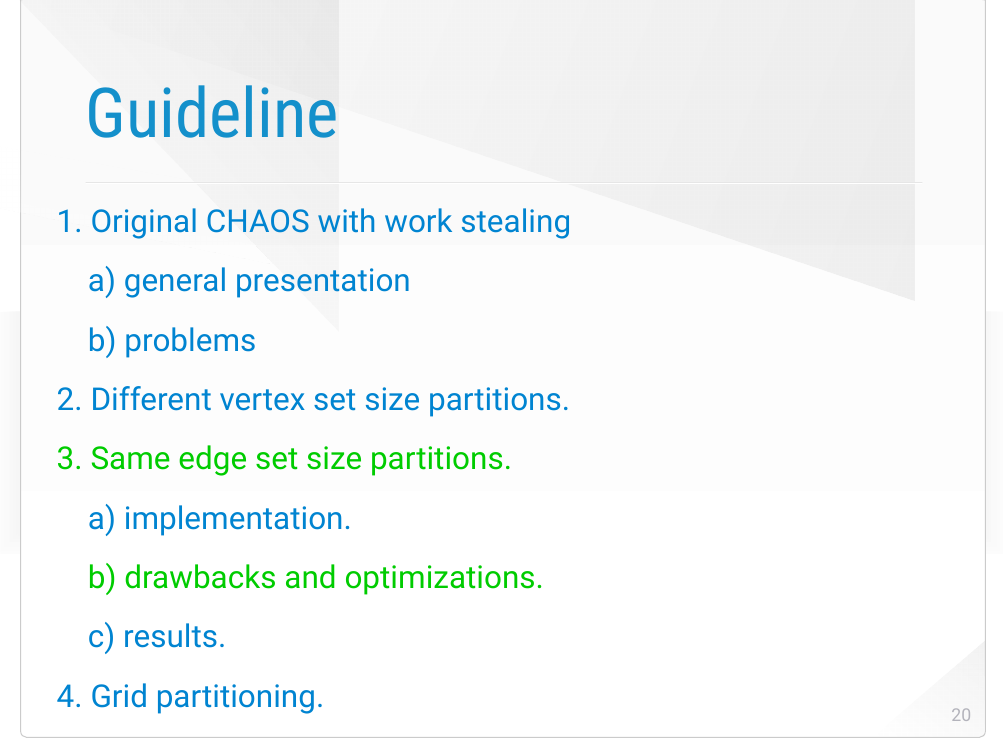
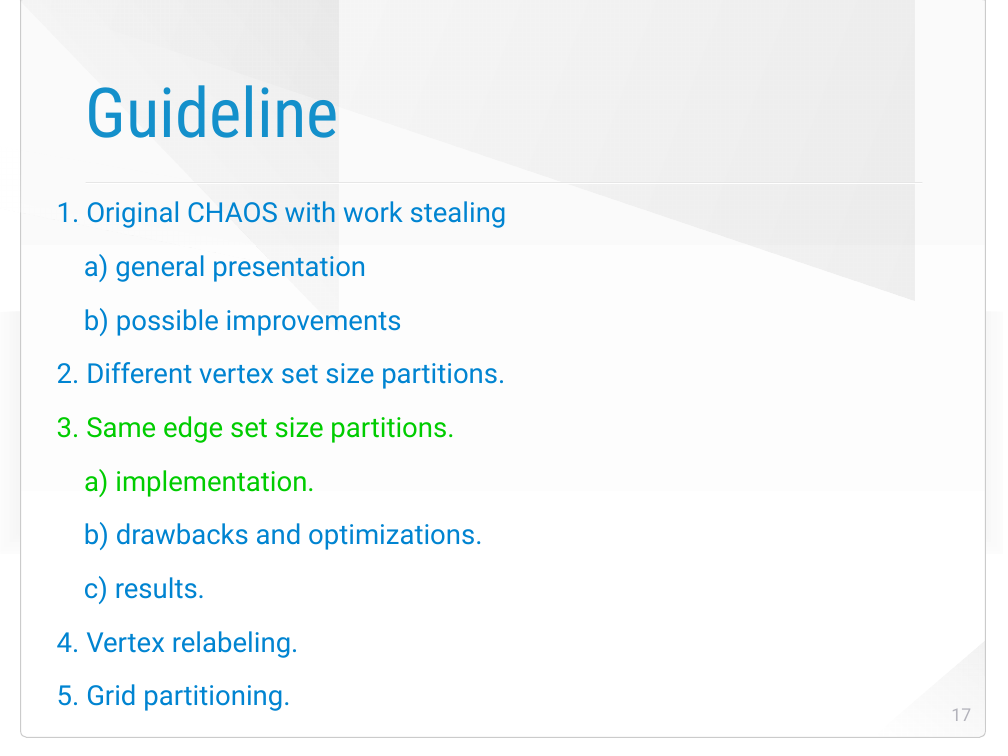
Before and after one commit to HaprianVlad/chaos, a slide deck: slide 17 of presentation.odp (slide 20 before the commit). Drawn at 1008x756 pixels with LibreOffice and Linux fonts; fonts in the diff are those of the drawing; background and template pictures are left out. Boxes give left, top, right and bottom in pixels: in the first picture for what was removed or moved away, otherwise in the second. Text is boxed around its words. In the diff, an @@ line names an element or a change of style, - is before the commit and + after.

Commit message:
add slides

```diff
--- a/presentation.odp
+++ b/presentation.odp
@@ text at [57,201,507,604]: size 32 to 28 pt in "1. Original CHAOS with work stealing", "a) general presentation", "2. Different vertex set size partitions.", "3. Same edge set size partitions." and 3 more places; text colour #0084D1 to #00CC00 in "a) implementation."; text colour #00CC00 to #0084D1 in "b) drawbacks and optimizations." @@
@@ text at [84,308,402,336]: text changed; size 32 to 28 pt @@
-b) problems
+b) possible improvements
@@ text at [57,631,299,711]: text changed; size 32 to 28 pt @@
-4. Grid partitioning.
+4. Vertex relabeling.
+5. Grid partitioning.
@@ page number at [951,708,971,721]: text changed @@
-20
+17
```
Also in this commit, not shown: 6 other slides changed, 1 slide added, 1 other file.
